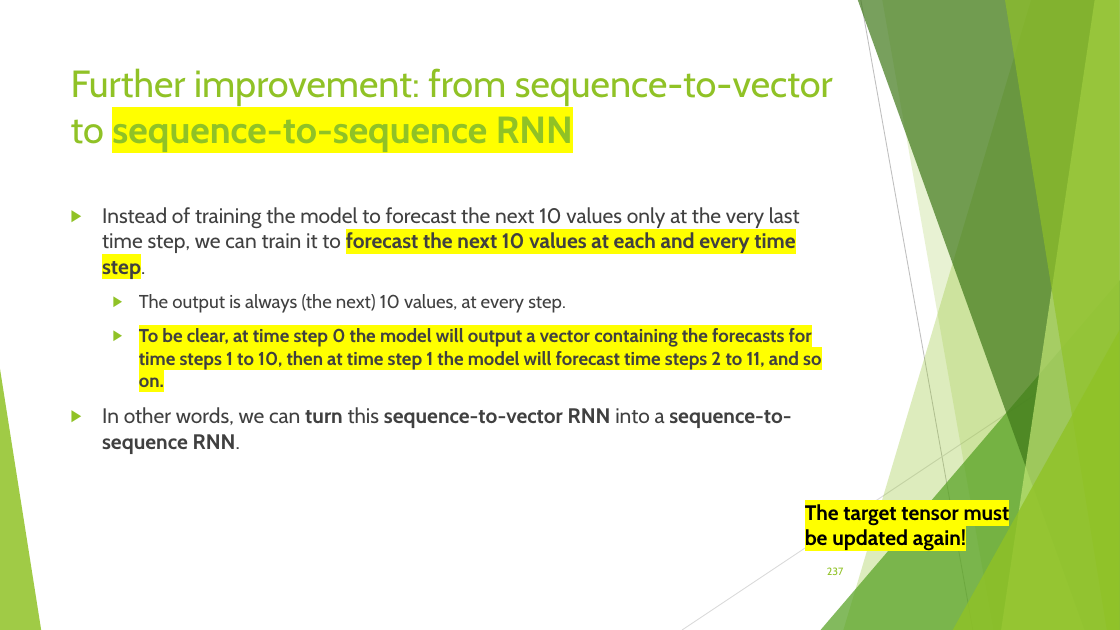
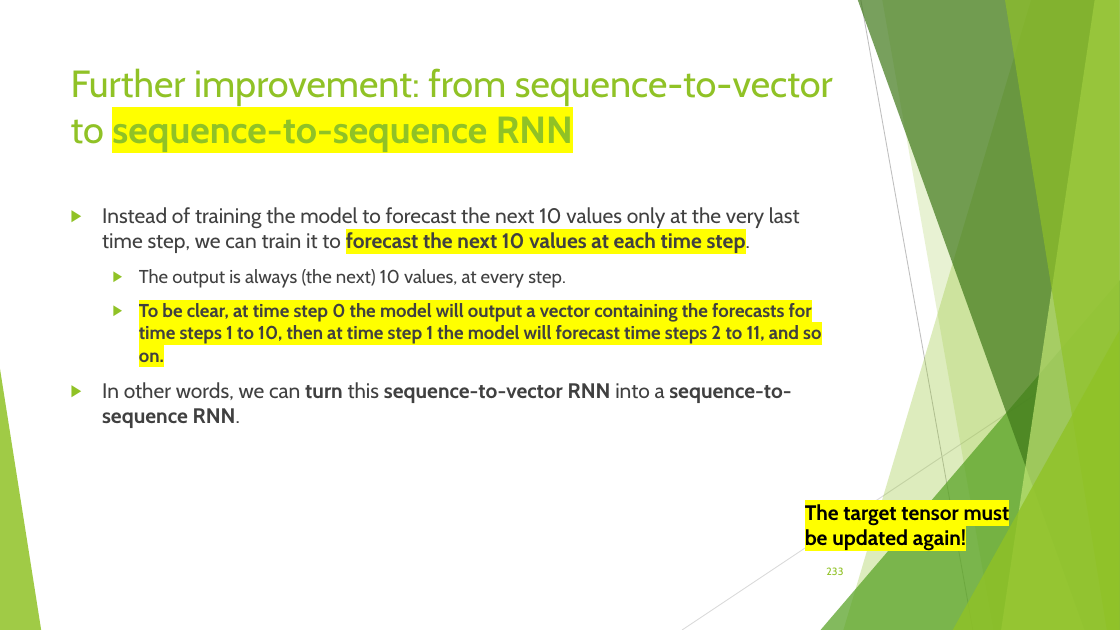
Before and after one commit to FranzGH/timeseries, a slide deck: slide 233 of Slides/04 Recurrent NNs.pptx (slide 237 before the commit). Drawn at 1120x630 pixels with LibreOffice and Linux fonts; fonts in the diff are those of the drawing. Boxes give left, top, right and bottom in pixels: in the first picture for what was removed or moved away, otherwise in the second. Text is boxed around its words. In the diff, an @@ line names an element or a change of style, - is before the commit and + after.

```diff
--- a/Slides/04 Recurrent NNs.pptx
+++ b/Slides/04 Recurrent NNs.pptx
@@ text at (x1=102, y1=207, x2=800, y2=255): text changed @@
-▶ Instead of training the model to forecast the next 10 values only at the very last time step, we can train it to forecast the next 10 values at each and every time step.
+▶ Instead of training the model to forecast the next 10 values only at the very last time step, we can train it to forecast the next 10 values at each time step.
@@ page number at (x1=826, y1=567, x2=843, y2=575): text changed @@
-237
+233
```
Also in this commit, not shown: 20 other slides changed, 4 slides removed, 4 other files.
